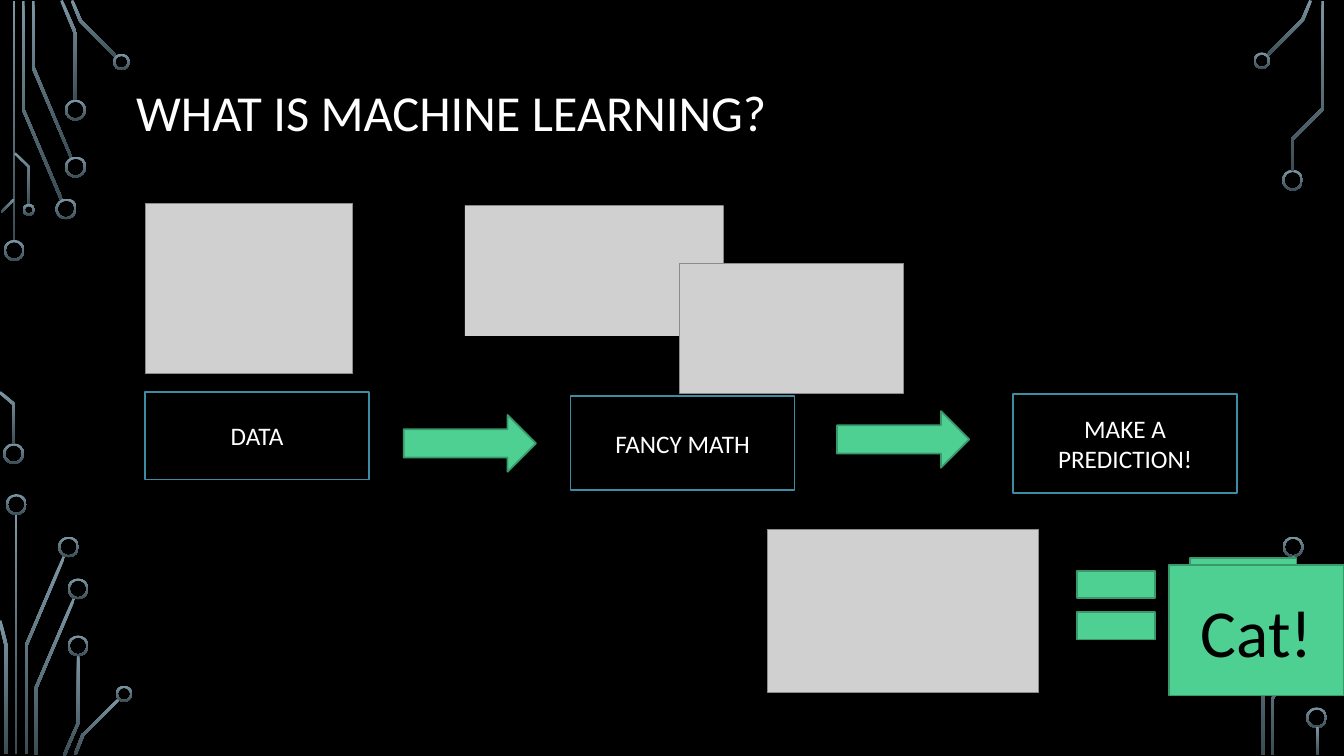
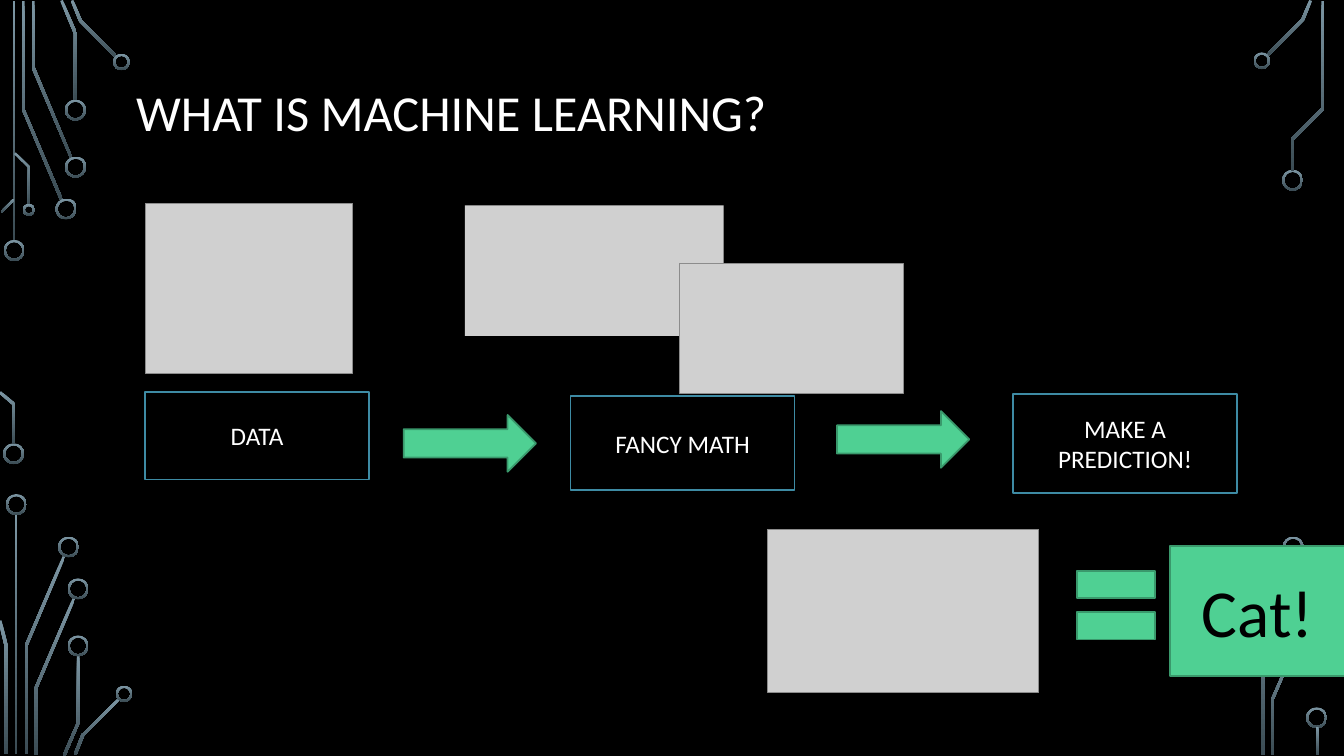
Before and after one commit to sabrinafuller/USTEP2021, a slide deck: slide 2 of Machine learning-ustep2020.pptx. Drawn at 1344x756 pixels with LibreOffice and Linux fonts; fonts in the diff are those of the drawing; grey boxes stand for pictures; background and template pictures are left out. Boxes give left, top, right and bottom in pixels: in the first picture for what was removed or moved away, otherwise in the second. Text is boxed around its words. In the diff, an @@ line names an element or a change of style, - is before the commit and + after.

```diff
--- a/Machine learning-ustep2020.pptx
+++ b/Machine learning-ustep2020.pptx
@@ rectangle "Cat!": place and size @@
-rectangle "Cat!" at (1170,566,1344,696)
+rectangle "Cat!" at (1171,546,1344,677)
```
Also in this commit, not shown: 4 other slides changed, 7 slides added.
